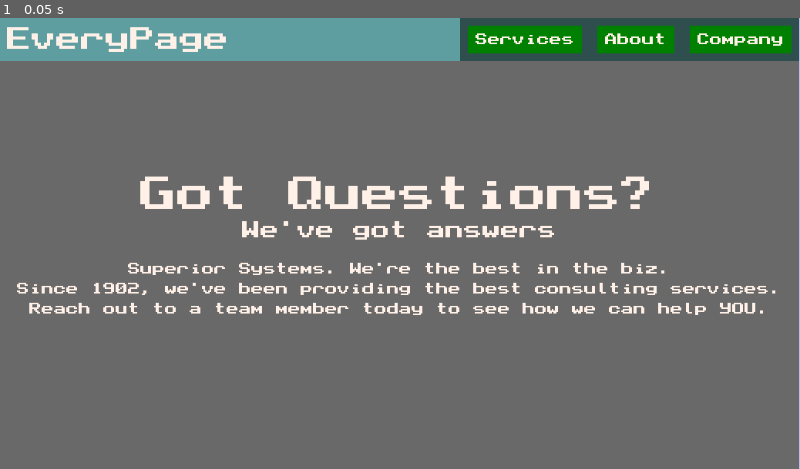
Above: before the commit, frame 1.
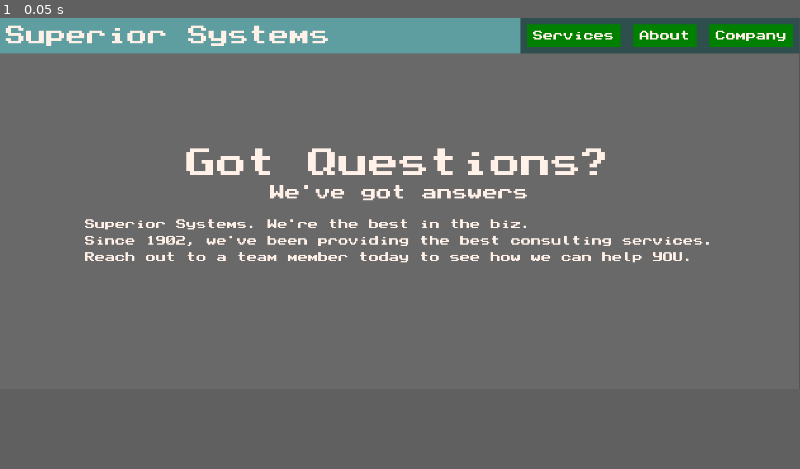
Above: after the commit, the same moment.

Repository: pilsef/drawing-nl
Game: Godot game, scene res://Root.tscn
Same seed, same stepped clock (60 frames per second), same inputs: the game is played once before the commit and once after it.
Inputs:
- Up to frame 1 (0.05 s): no input
In our replay, the window is 800x451 before the commit and 800x371 after it. These sizes can differ from the game's own. Grey fills any space a smaller window leaves; there, only what the larger window draws over its background counts as a difference.

The runs differ from the first frame. In frame 1, 12% of the frame differs, in the area x 0-100%, y 0-100%.

Commit message:
add Pos & Dir classes for convenience

Diff:
--- /dev/null
+++ b/Dir.gd
@@ -0,0 +1,12 @@
+extends Resource
+
+class_name Dir
+
+const UP_LEFT = Vector2(-1, -1)
+const UP = Vector2(0, -1)
+const UP_RIGHT = Vector2(1, -1)
+const LEFT = Vector2(-1, 0)
+const DOWN_LEFT = Vector2(-1, 1)
+const DOWN = Vector2(0, 1)
+const DOWN_RIGHT = Vector2(1, 1)
+const RIGHT = Vector2(1, 0)
--- /dev/null
+++ b/Pos.gd
@@ -0,0 +1,12 @@
+extends Resource
+
+class_name Pos
+
+const TOP_LEFT = Vector2(0,0)
+const TOP_MIDDLE = Vector2(0.5,0)
+const TOP_RIGHT = Vector2(1,0)
+const LEFT_MIDDLE = Vector2(0, 0.5)
+const BOTTOM_LEFT = Vector2(0, 1)
+const BOTTOM_MIDDLE = Vector2(0.5, 1)
+const BOTTOM_RIGHT = Vector2(1, 1)
+const RIGHT_MIDDLE = Vector2(1, 0.5)
--- a/fn/FnGu.gd
+++ b/fn/FnGu.gd
@@ -16,8 +16,7 @@
 			backgrounded(Color.WEB_GREEN),
 			padded_a(10),
 			backgrounded(Color.DARK_SLATE_GRAY)
-		]),
-		Vector2.RIGHT
+		])
 	)
 
 	var rq_draw_title = nested(
@@ -25,7 +24,7 @@
 			scaled(4),
 			padded_h(10, 300)
 		],
-		from_textd("EveryPage")
+		stringd("Superior Systems")
 	)
 
 	var rq_header = backgrounded(Color.CADET_BLUE,
@@ -34,7 +33,7 @@
 				rq_draw_links,
 				rq_draw_title
 			],
-			Vector2.LEFT
+			Pos.LEFT_MIDDLE, Dir.LEFT
 		)
 	)
 
@@ -48,28 +47,43 @@
 			scaled(2),
 			padded_v(10, 0)
 		]),
-		Vector2.DOWN
+		Pos.BOTTOM_LEFT, Dir.DOWN_RIGHT
 	)
 
 	var rq_page = chained_rq(
 		[
-			scaled(6, from_textd("Got Questions?")),
-			from_space_v(10),
-			scaled(3, from_textd("We've got answers")),
-			from_space_v(20),
+			scaled(6, stringd("Got Questions?")),
+			space_v(10),
+			scaled(3, stringd("We've got answers")),
+			space_v(20),
 			rq_blurb
 		],
-		Vector2.DOWN
-	)
+		Pos.BOTTOM_MIDDLE, Dir.DOWN
+	)
+
+	var rq_decorate = nested(
+		[
+			scaled(2),
+			padded_a(10),
+			backgrounded(Color.MIDNIGHT_BLUE),
+			padded_a(10),
+			backgrounded(Color.BLACK)
+		]
+	)
+
+	#return chained_text_2d(
+		#["Hello", "World", "It's", "Me", "Willem", "Anemonetuhonutho"],
+		#rq_decorate, 3, Vector2.RIGHT, Vector2.DOWN
+	#).exec()
 
 	return backgrounded(Color.DIM_GRAY, chained_rq(
 		[
 			rq_header,
-			from_space_v(150),
+			space_v(150),
 			rq_page,
-			from_space_v(200)
-		],
-		Vector2.DOWN
+			space_v(200)
+		],
+		Pos.BOTTOM_MIDDLE, Dir.DOWN
 	)).exec()
 
 # top to bottom
@@ -79,52 +93,69 @@
 	rq_nested.rq_gu = rq_gu
 	return rq_nested
 
-static func chained_rq(arr_rq_gu:Array, dir = Vector2.RIGHT):
-	return chained(arr_rq_gu, FnGuFromRq, FnGuFromRq.new(), dir)
-
-static func chained_tex(arr_rq_tex:Array, rq_nested_template:Fn, dir = Vector2.RIGHT):
-	return chained(arr_rq_tex, FnGuFromTex, rq_nested_template, dir)
-
-static func chained_text(arr_rq_text:Array, rq_nested_template:Fn, dir = Vector2.RIGHT):
-	return chained(arr_rq_text, FnGuFromTextd, rq_nested_template, dir)
+static func chained_rq(arr_rq_gu:Array, pos = Pos.TOP_RIGHT, dir = Dir.DOWN_RIGHT):
+	return chained(arr_rq_gu, FnGuFromRq, FnGuFromRq.new(), pos, dir)
+
+static func chained_tex(
+	arr_rq_tex:Array, rq_nested_template:Fn,
+	pos = Pos.TOP_RIGHT, dir = Dir.DOWN_RIGHT
+):
+	return chained(arr_rq_tex, FnGuFromTex, rq_nested_template, pos, dir)
+
+static func chained_text(
+	arr_rq_text:Array, rq_nested_template:Fn,
+	pos = Pos.TOP_RIGHT, dir = Dir.DOWN_RIGHT
+):
+	return chained(arr_rq_text, FnGuFromTextd, rq_nested_template, pos, dir)
 
 static func chained(
-	arr_baselem:Array, class_baselem, rq_nested_template:Fn, dir = Vector2.RIGHT
+	arr_baselem:Array, class_baselem, rq_nested_template:Fn,
+	pos = Pos.TOP_RIGHT, dir = Dir.DOWN_RIGHT
 ) -> Fn:
 	var rq_chain = FnGuChainNested.new()
 	rq_chain.arr_baselem = arr_baselem
 	rq_chain.class_baselem = class_baselem
 	rq_chain.rq_nested_template = rq_nested_template
+	rq_chain.pos = pos
 	rq_chain.dir = dir
 
 	return rq_chain
 
 static func chained_rq_2d(
-	arr_rq_gu:Array, breadth_1d = 3,dir_1d = Vector2.RIGHT, dir_2d = Vector2.DOWN
+	arr_rq_gu:Array, breadth_1d = 3,
+	pos_1d = Pos.TOP_RIGHT, dir_1d = Dir.DOWN_RIGHT,
+	pos_2d = Pos.BOTTOM_LEFT, dir_2d = Dir.DOWN_RIGHT
 ):
 	return chained_2d(
-		arr_rq_gu, FnGuFromRq, FnGuFromRq.new(), breadth_1d, dir_1d, dir_2d
+		arr_rq_gu, FnGuFromRq, FnGuFromRq.new(), breadth_1d,
+		pos_1d, dir_1d, pos_2d, dir_2d
 	)
 
 static func chained_tex_2d(
 	arr_rq_tex:Array, rq_nested_template:Fn, breadth_1d = 3,
-	dir_1d = Vector2.RIGHT, dir_2d = Vector2.DOWN
+	pos_1d = Pos.TOP_RIGHT, dir_1d = Dir.DOWN_RIGHT,
+	pos_2d = Pos.BOTTOM_LEFT, dir_2d = Dir.DOWN_RIGHT
 ):
 	return chained_2d(
-		arr_rq_tex, FnGuFromTex, rq_nested_template, breadth_1d, dir_1d, dir_2d
+		arr_rq_tex, FnGuFromTex, rq_nested_template, breadth_1d,
+		pos_1d, dir_1d, pos_2d, dir_2d
 	)
 
 static func chained_text_2d(arr_rq_text:Array, rq_nested_template:Fn, breadth_1d = 3,
-	dir_1d = Vector2.RIGHT, dir_2d = Vector2.DOWN
+	pos_1d = Pos.TOP_RIGHT, dir_1d = Dir.DOWN_RIGHT,
+	pos_2d = Pos.BOTTOM_LEFT, dir_2d = Dir.DOWN_RIGHT
 ):
 	return chained_2d(
-		arr_rq_text, FnGuFromTextd, rq_nested_template, breadth_1d, dir_1d, dir_2d
+		arr_rq_text, FnGuFromTextd, rq_nested_template, breadth_1d,
+		pos_1d, dir_1d, pos_2d, dir_2d
 	)
 
 static func chained_2d(
-	arr_baselem:Array, class_baselem, rq_nested_template:Fn,
-	breadth_1d = 3, dir_1d = Vector2.RIGHT, dir_2d = Vector2.DOWN
+	arr_baselem:Array, class_baselem, rq_nested_template:Fn, breadth_1d = 3,
+	pos_1d = Pos.TOP_RIGHT, dir_1d = Dir.DOWN_RIGHT,
+	pos_2d = Pos.BOTTOM_LEFT, dir_2d = Dir.DOWN_RIGHT
 ) -> Fn:
+
 	var rq_chain_2d = FnGuChain2DNested.new()
 	rq_chain_2d.arr_baselem = arr_baselem
 	rq_chain_2d.class_baselem = class_baselem
@@ -135,24 +166,24 @@
 
 	return rq_chain_2d
 
-static func from_space_h(space) -> Fn:
-	return from_color(Color(0,0,0,0), Vector2(space, 1))
-
-static func from_space_v(space) -> Fn:
-	return from_color(Color(0,0,0,0), Vector2(1, space))
-
-static func from_color(color:Color, size:Vector2) -> Fn:
+static func space_h(space) -> Fn:
+	return box(Color(0,0,0,0), Vector2(space, 1))
+
+static func space_v(space) -> Fn:
+	return box(Color(0,0,0,0), Vector2(1, space))
+
+static func box(color:Color, size:Vector2) -> Fn:
 	var rq_gu = FnGuFromColor.new()
 	rq_gu.color = color
 	rq_gu.size = size
 	return rq_gu
 
-static func from_tex(tex:Texture) -> Fn:
+static func tex(tex:Texture) -> Fn:
 	var rq_gu = FnGuFromTex.new()
 	rq_gu.tex = tex
 	return rq_gu
 
-static func from_textd(txt:String) -> Fn:
+static func stringd(txt:String) -> Fn:
 	var rq_gu = FnGuFromTextd.new()
 	rq_gu.txt = txt
 	return rq_gu
--- a/fn/FnGuChain2DNested.gd
+++ b/fn/FnGuChain2DNested.gd
@@ -6,36 +6,45 @@
 @export var class_baselem : GDScript
 @export var rq_nested_template : Fn
 
-@export var dir_1d = Vector2.RIGHT
-@export var dir_2d = Vector2.DOWN
+@export var pos_1d = Pos.TOP_RIGHT
+@export var dir_1d = Dir.DOWN_RIGHT
+
+@export var pos_2d = Pos.BOTTOM_LEFT
+@export var dir_2d = Dir.DOWN_RIGHT
+
 @export var breadth_1d = 3
 
 func exec():
-	var rq_chain_2d = FnGuChain2D.new()
+	var rq_chain = FnGuChain2D.new()
 
 	for baselem in arr_baselem:
 		var rq_nested = FnGuChainNested.build_rq(baselem, class_baselem, rq_nested_template)
-		rq_chain_2d.arr_rq_gu.append(rq_nested)
+		rq_chain.arr_rq_gu.append(rq_nested)
 
-	rq_chain_2d.pos_1d_next_rel = dir_to_pos_next_rel(dir_1d)
-	rq_chain_2d.dir_1d_next = dir_1d
-	rq_chain_2d.pos_2d_next_rel = dir_to_pos_2d_next_rel(dir_1d, dir_2d)
-	rq_chain_2d.dir_2d_next = dir_to_dir_2d_next(dir_1d, dir_2d)
-	rq_chain_2d.breadth_1d = breadth_1d
+	#rq_chain.pos_1d_next_rel = dir_to_pos_next_rel(dir_1d)
+	#rq_chain.dir_1d_next = dir_1d
+	#rq_chain.pos_2d_next_rel = dir_to_pos_2d_next_rel(dir_1d, dir_2d)
+	#rq_chain.dir_2d_next = dir_to_dir_2d_next(dir_1d, dir_2d)
+	rq_chain.pos_1d_next_rel = pos_1d
+	rq_chain.dir_1d_next = dir_1d
+	rq_chain.pos_2d_next_rel = pos_2d
+	rq_chain.dir_2d_next = dir_2d
 
-	return rq_chain_2d.exec()
+	rq_chain.breadth_1d = breadth_1d
 
-static func dir_to_pos_next_rel(dir:Vector2):
-	return (dir + Vector2(1,1)) * 0.5
+	return rq_chain.exec()
 
-static func dir_to_dir_2d_next(dir_1d:Vector2, dir_2d:Vector2):
-	match (dir_2d):
-		Vector2.LEFT, Vector2.RIGHT: return Vector2(dir_2d.x, dir_1d.y)
-		Vector2.UP, Vector2.DOWN: return Vector2(dir_1d.x, dir_2d.y)
-
-static func dir_to_pos_2d_next_rel(dir_1d:Vector2, dir_2d:Vector2):
-	match (dir_2d):
-		Vector2.LEFT, Vector2.RIGHT:
-			return (Vector2(dir_2d.x, -dir_1d.y) + Vector2(1,1)) * 0.5
-		Vector2.UP, Vector2.DOWN:
-			return (Vector2(-dir_1d.x, dir_2d.y) + Vector2(1,1)) * 0.5
+#static func dir_to_pos_next_rel(dir:Vector2):
+	#return (dir + Vector2(1,1)) * 0.5
+#
+#static func dir_to_dir_2d_next(dir_1d:Vector2, dir_2d:Vector2):
+	#match (dir_2d):
+		#Vector2.LEFT, Vector2.RIGHT: return Vector2(dir_2d.x, dir_1d.y)
+		#Vector2.UP, Vector2.DOWN: return Vector2(dir_1d.x, dir_2d.y)
+		#
+#static func dir_to_pos_2d_next_rel(dir_1d:Vector2, dir_2d:Vector2):
+	#match (dir_2d):
+		#Vector2.LEFT, Vector2.RIGHT:
+			#return (Vector2(dir_2d.x, -dir_1d.y) + Vector2(1,1)) * 0.5
+		#Vector2.UP, Vector2.DOWN:
+			#return (Vector2(-dir_1d.x, dir_2d.y) + Vector2(1,1)) * 0.5
--- a/fn/FnGuChainNested.gd
+++ b/fn/FnGuChainNested.gd
@@ -2,7 +2,8 @@
 
 class_name FnGuChainNested
 
-@export var dir = Vector2.RIGHT
+@export var pos = Pos.TOP_RIGHT
+@export var dir = Dir.DOWN_RIGHT
 
 @export var arr_baselem = []
 @export var class_baselem : GDScript
@@ -11,7 +12,7 @@
 func exec():
 
 	var rq_gu_chain = FnGuChain.new()
-	rq_gu_chain.pos_next_rel = dir_to_pos_next_rel(dir)
+	rq_gu_chain.pos_next_rel = pos # dir_to_pos_next_rel(dir)
 	rq_gu_chain.dir_next = dir
 
 	for baselem in arr_baselem:
@@ -20,8 +21,8 @@
 
 	return rq_gu_chain.exec()
 
-static func dir_to_pos_next_rel(dir:Vector2):
-	return (dir + Vector2(1,1)) * 0.5
+#static func dir_to_pos_next_rel(dir:Vector2):
+	#return (dir + Vector2(1,1)) * 0.5
 
 static func build_rq(baselem, class_baselem, rq_nested_template):
 	var rq_base = class_baselem.new()
--- a/project.godot
+++ b/project.godot
@@ -58,4 +58,3 @@
 [rendering]
 
 textures/canvas_textures/default_texture_filter=0
-environment/defaults/default_clear_color=Color(0.796078, 0.807843, 1, 1)
